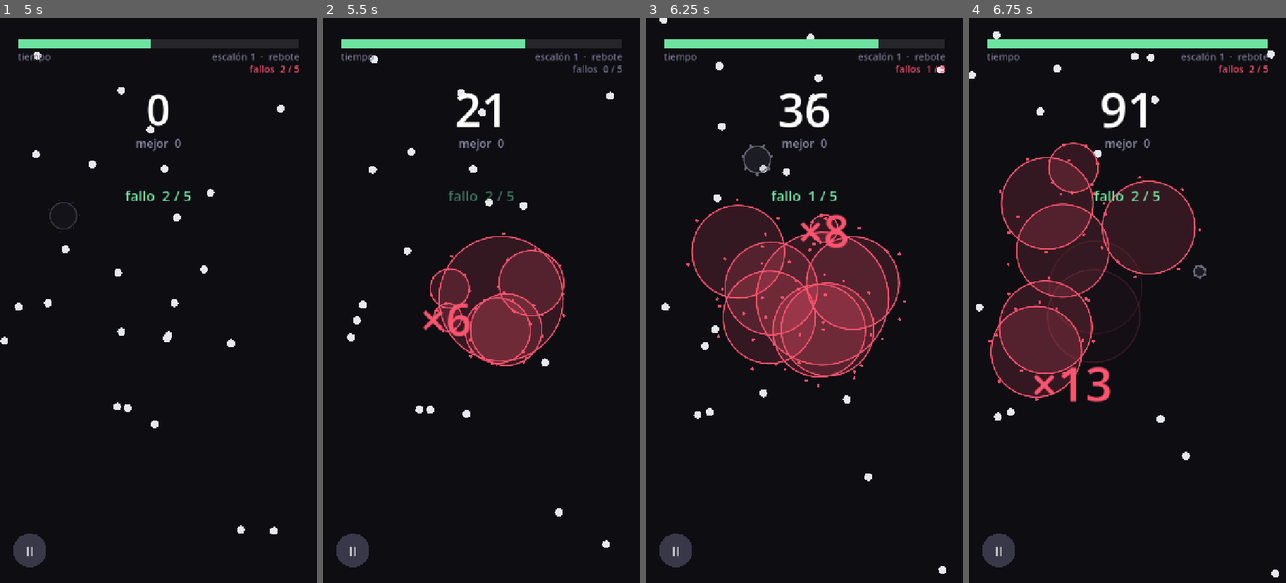
Above: before the commit, frames 1-4 (left to right).
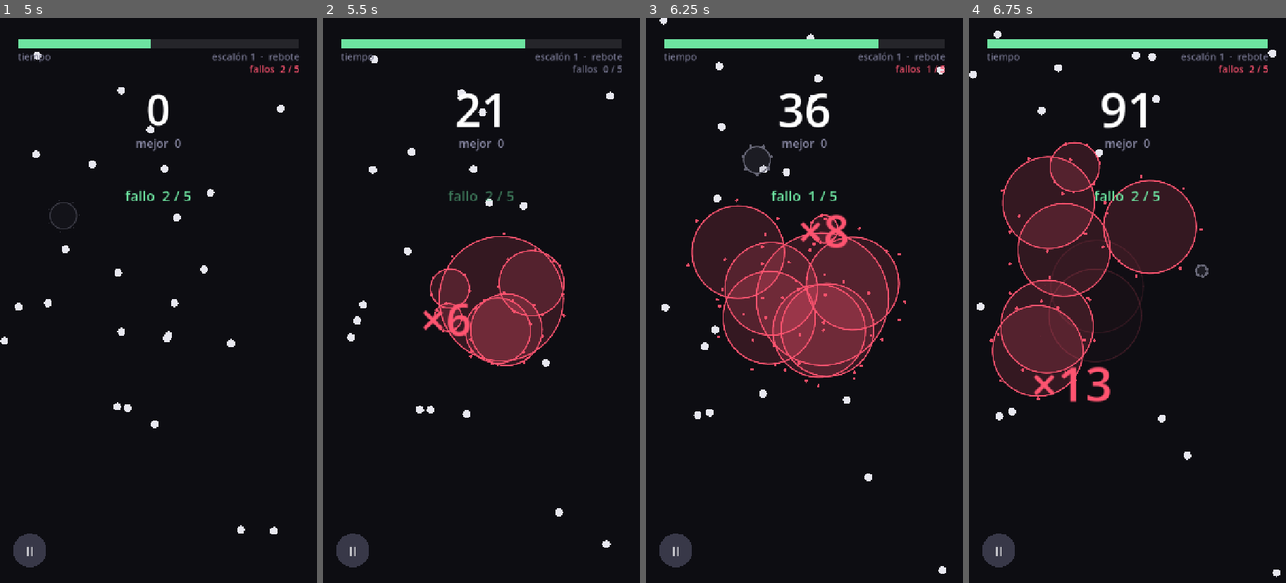
Above: after the commit, the same moments.

Repository: DanyDanny7/yesca
Game: Godot game, scene res://main.tscn
The game is run twice, just before and just after one commit, with the same random seed, the same clock (stepped at 60 frames per second) and the same inputs.
Inputs (mouse positions are in pixels of both pictures, inside the frame that each line leads up to):
- Up to frame 1 (5 s): move the mouse to (228, 272) at 0.52 s; click (228, 272) at 0.67 s; move the mouse to (95, 328) at 1.27 s; click (95, 328) at 1.42 s; move the mouse to (190, 176) at 2.02 s; click (190, 176) at 2.17 s; move the mouse to (142, 413) at 2.77 s; click (142, 413) at 2.92 s; move the mouse to (253, 385) at 3.52 s; click (253, 385) at 3.67 s; move the mouse to (63, 215) at 4.27 s; click (63, 215) at 4.42 s
- Up to frame 2 (5.5 s): move the mouse to (497, 300) at 5.02 s; click (497, 300) at 5.17 s
- Up to frame 3 (6.25 s): move the mouse to (756, 159) at 5.77 s; click (756, 159) at 5.92 s
- Up to frame 4 (6.75 s): move the mouse to (1197, 272) at 6.52 s; click (1197, 272) at 6.67 s

Frame 1 is identical in both runs. In frame 2, 0.5% of the frame differs, in the area x 7-91%, y 7-94%; in frame 3, 1.5%; in frame 4, 2.8%, in the area x 0-99%, y 2-99%.

Commit message:
La sacudida escala con la longitud de la cadena
Antes era idéntica en todos los eslabones, y eso es justo lo que impide sentir
el choque: si el x2 mueve lo mismo que el x10, el número sube pero la mano no se
entera. Ahora va de 2.5px en el primer eslabón a 6.7px en el noveno, con un
golpe extra de 11px en cada hito de cinco, que coincide con el sonido de premio
para que oído y tacto digan lo mismo en el mismo instante.

Y el golpe se impone en vez de sumarse. Sumando impulsos, cuatro eslabones
seguidos ya tocaban el tope y a partir de ahí un impacto mayor no movía nada,
que es lo contrario de lo que se busca. Tomando el máximo, cada eslabón produce
exactamente la sacudida que le corresponde y los pequeños no se apilan hasta
convertir la pantalla en una batidora.

Medido sobre una cascada real: 2.5, 3.0, 3.5, 11.2 en el hito, 5.1, 5.7, 6.2,
6.7. Nunca satura el tope de 22px, que sobre el ancho de pantalla es un 1.7%.

Co-Authored-By: Claude Opus 5 (1M context) <noreply@anthropic.com>

Diff:
--- a/scripts/main.gd
+++ b/scripts/main.gd
@@ -38,10 +38,19 @@
 ## El game feel no es maquillaje: es donde vive lo pegajoso. Dos juegos con la
 ## misma mecánica, uno adictivo y otro muerto, se diferencian solo aquí.
 @export_group("Game feel")
-## Sacudida que añade cada eslabón, y tope para que una cascada larga no
-## convierta la pantalla en una batidora.
-@export var shake_por_eslabon: float = 3.0
-@export var shake_max: float = 20.0
+## Sacudida del primer eslabón, y tope para que una cascada larga no convierta
+## la pantalla en una batidora.
+@export var shake_por_eslabon: float = 2.6
+@export var shake_max: float = 22.0
+## Cuánto amplifica cada eslabón adicional el golpe del siguiente.
+##
+## Sin esto la sacudida era idéntica en todos los eslabones, y eso es justo lo
+## que impide sentir el choque: si el ×2 mueve lo mismo que el ×10, el número
+## sube pero la mano no se entera. Escalando, la cadena se nota crecer.
+@export var shake_escalado: float = 0.22
+## Golpe extra al cerrar un hito de cadena. Coincide con el sonido de premio,
+## así que oído y tacto dicen lo mismo en el mismo instante.
+@export var shake_hito: float = 7.0
 @export var shake_amortiguacion: float = 9.0
 ## Congelación en el impacto, en segundos. Es lo que se lee como "golpe": sin
 ## ella la cascada se ve fluida y blanda.
@@ -659,7 +668,17 @@
 	_best_cascade = maxi(_best_cascade, n)
 	_time_left = minf(time_max, _time_left + reward_base + reward_step * (n - 1))
 
-	_shake = minf(shake_max, _shake + shake_por_eslabon)
+	var golpe := shake_por_eslabon * (1.0 + shake_escalado * float(n - 1))
+	if n % HITO_CADENA == 0:
+		golpe += shake_hito
+	# El golpe se IMPONE, no se suma.
+	#
+	# Sumando, cuatro eslabones seguidos ya tocaban el tope y a partir de ahí un
+	# impacto mayor no movía nada: justo lo contrario de lo que se busca. Con el
+	# máximo, cada eslabón produce exactamente la sacudida que le corresponde por
+	# su longitud, y los pequeños no se apilan hasta convertir la pantalla en una
+	# batidora.
+	_shake = minf(shake_max, maxf(_shake, golpe))
 	_hitstop = minf(hitstop_max, _hitstop + hitstop_por_eslabon)
 	_score_pop = 1.0
 	# El tono sube con cada eslabón. Es el truco más viejo del género y sigue
Not shown, changed: contexto/10-game-feel.md
